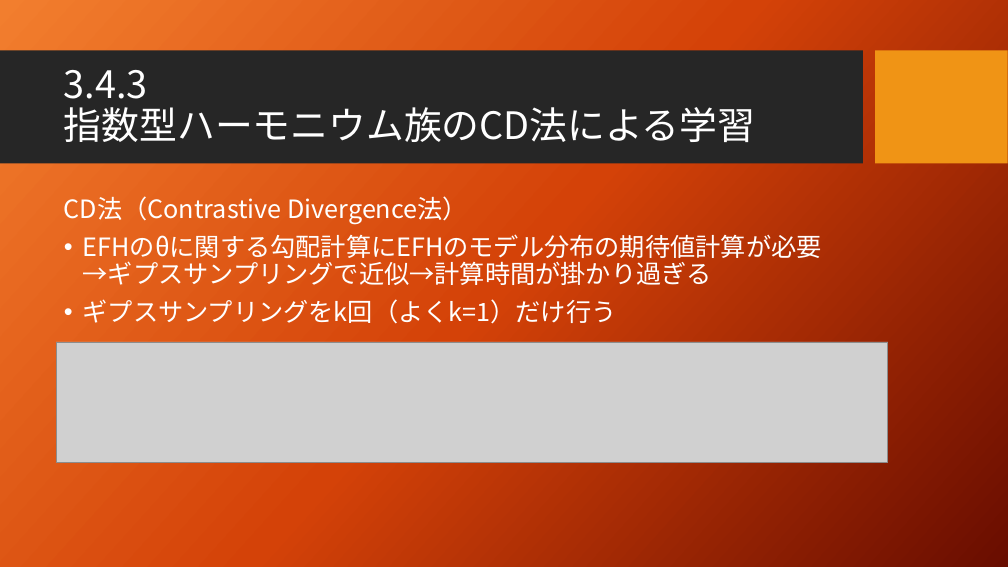
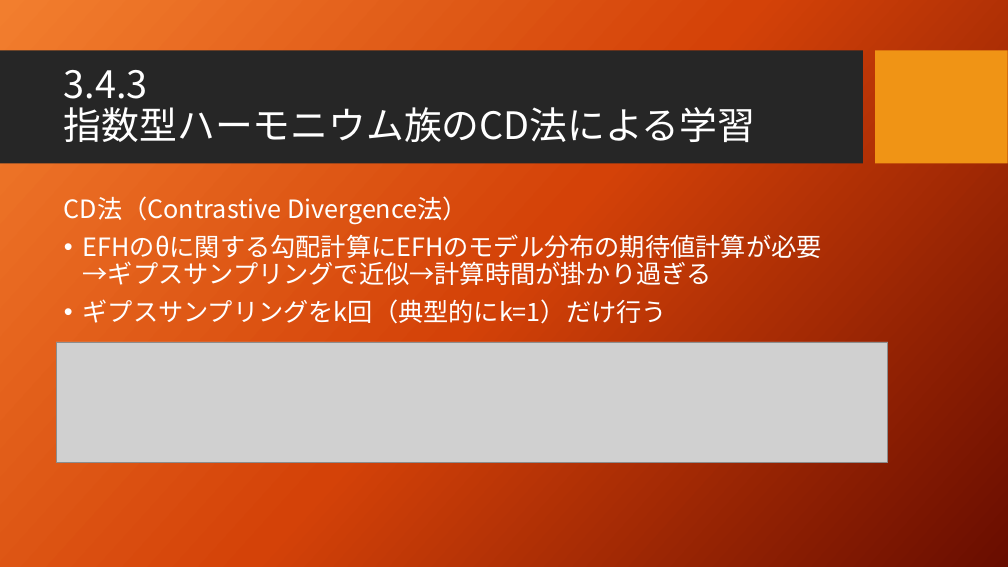
Before and after one commit to seigenji/deep_learning, a slide deck: slide 7 of deep_learning3.4.pptx. Drawn at 1008x567 pixels with LibreOffice and Linux fonts; fonts in the diff are those of the drawing; grey boxes stand for pictures; background and template pictures are left out. Boxes give left, top, right and bottom in pixels: in the first picture for what was removed or moved away, otherwise in the second. Text is boxed around its words. In the diff, an @@ line names an element or a change of style, - is before the commit and + after.

```diff
--- a/deep_learning3.4.pptx
+++ b/deep_learning3.4.pptx
@@ text at [83, 299, 667, 324]: text changed @@
-• ギプスサンプリングをk回（よくk=1）だけ行う
+• ギプスサンプリングをk回（典型的にk=1）だけ行う
```
Also in this commit, not shown: 1 other slide changed, 1 slide added.
